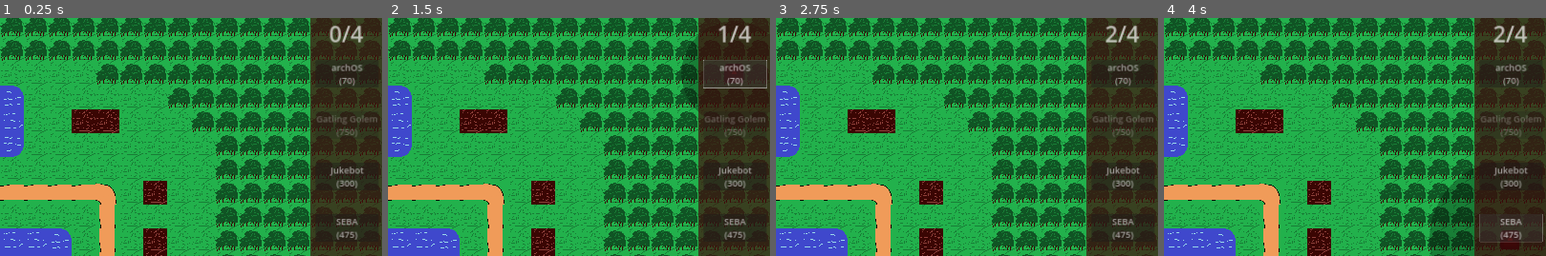
Above: before the commit, frames 1-4 (left to right).
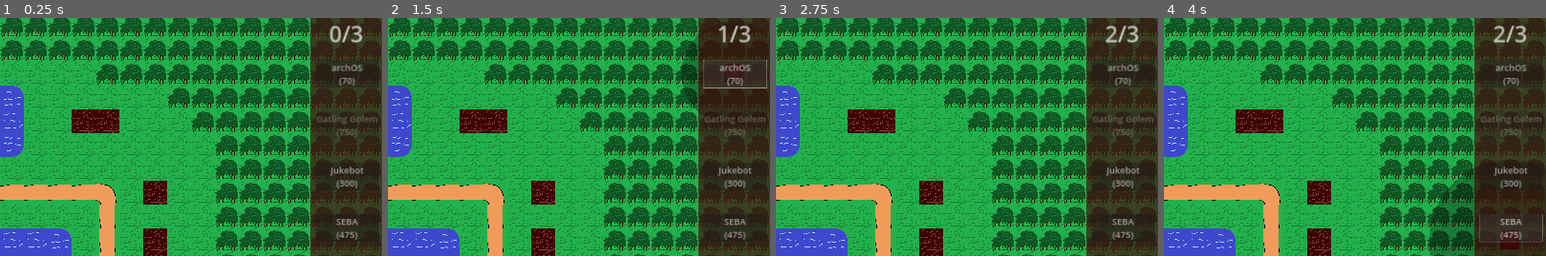
Above: after the commit, the same moments.

Repository: DominickEmu/robot-tower-defense
Game: Godot game, scene res://World/Level/level_0.tscn
The game is run twice, just before and just after one commit, with the same random seed, the same clock (stepped at 60 frames per second) and the same inputs. The engine's default icon, where the game draws it, is replaced by a stand-in: a white triangle on a blue panel in a dark square.
Inputs (mouse positions are % of the whole screen's width and height, from its top left):
- Up to frame 1 (0.25 s): no input
- Up to frame 2 (1.5 s): click (7, 12) at 0.5 s; click "archOS (70)" at 1.25 s
- Up to frame 3 (2.75 s): click (7, 12) at 2 s
- Up to frame 4 (4 s): click "Jukebot (300)" at 2.75 s; click "SEBA (475)" at 3.5 s
The pictures show only the part of the screen within x 50-100%, y 1-51%; the shares and areas given below are measured in that part.

The runs differ from the first frame. In frame 1, 0.1% of the frame differs, in the area x 91-96%, y 3-11%; in frame 2, 0.1%; in frame 3, 0.1%; in frame 4, 0.1%.

Commit message:
Tweak Tower Stats

Diff:
--- a/Towers/GatGol.tscn
+++ b/Towers/GatGol.tscn
@@ -17,6 +17,7 @@
 texture = ExtResource("1_ecvpc")
 script = ExtResource("2_uj3on")
 damage = 8
+rotation_delta = 5.5
 proj_lifespan = 0.5
 fire_rate = 0.4
 acceleration = 0.03
--- a/Towers/Newtron.tscn
+++ b/Towers/Newtron.tscn
@@ -17,7 +17,7 @@
 texture = ExtResource("1_d3keu")
 script = ExtResource("2_8o6dx")
 damage = 6
-rotation_delta = 0.05
+rotation_delta = 4.0
 proj_speed = 2500
 proj_lifespan = 0.3
 fire_rate = 0.4
--- a/Towers/SEBA.tscn
+++ b/Towers/SEBA.tscn
@@ -17,7 +17,7 @@
 texture = ExtResource("1_qox77")
 script = ExtResource("2_jmi6f")
 damage = 18
-rotation_delta = 0.12
+rotation_delta = 2.071
 proj_speed = 1200
 proj_lifespan = 1.8
 fire_rate = 1.15
--- a/Towers/archOS.tscn
+++ b/Towers/archOS.tscn
@@ -16,7 +16,7 @@
 scale = Vector2(0.8, 0.8)
 texture = ExtResource("1_tcht0")
 script = ExtResource("2_w310v")
-rotation_delta = 0.03
+rotation_delta = 3.142
 proj_speed = 1600
 energy_max = 300
 targeting = "Strong"
--- a/Towers/tower.gd
+++ b/Towers/tower.gd
@@ -51,7 +51,7 @@
 		_:
 			proj = preload("res://Towers/Projs/proj.tscn")
 
-func _process(_delta):
+func _process(delta):
 	match state:
 		0: #Bought
 			# checks if player can place the robot down
@@ -104,7 +104,7 @@
 						var difference = fmod((angle_to_target).angle() - rotation, 2*PI)
 						var angle_dist = fmod(2 * difference, 2*PI) - difference
 
-						rotation = move_toward(rotation, rotation+angle_dist, rotation_delta)
+						rotation = move_toward(rotation, rotation+angle_dist, rotation_delta*delta)
 
 						# stops firing if target is too far away
 						if angle_dist < PI/6 and angle_dist > -(PI/6):
@@ -135,7 +135,7 @@
 					Global.highlighted_tower = null
 				self_modulate = Color(0.38, 0.38, 0.38)
 				modulate = Color(1,1,1)
-		2: #Fuckin broke (Inactive)
+		2: #Inactive
 			if !deactivate_flag:
 				match type:
 					"SEBA":
--- a/Utilities/Global.gd
+++ b/Utilities/Global.gd
@@ -20,7 +20,7 @@
 	money_lb = get_tree().get_first_node_in_group("Money")
 	fuel_lb = get_tree().get_first_node_in_group("Fuel")
 
-	wave_lb.text = str(wave+1,"/",waves.size())
+	wave_lb.text = str(wave+1,"/",waves.size()-1)
 
 	update_curr()
 	new_wave()
@@ -48,7 +48,7 @@
 	if wave < waves.size()-1:
 		wave += 1;
 		curr_wave = waves[wave];
-		wave_lb.text = str(wave,"/",waves.size())
+		wave_lb.text = str(wave,"/",waves.size()-1)
 		if wave > 0:
 			curr_wave.start_wave()
 		else:
